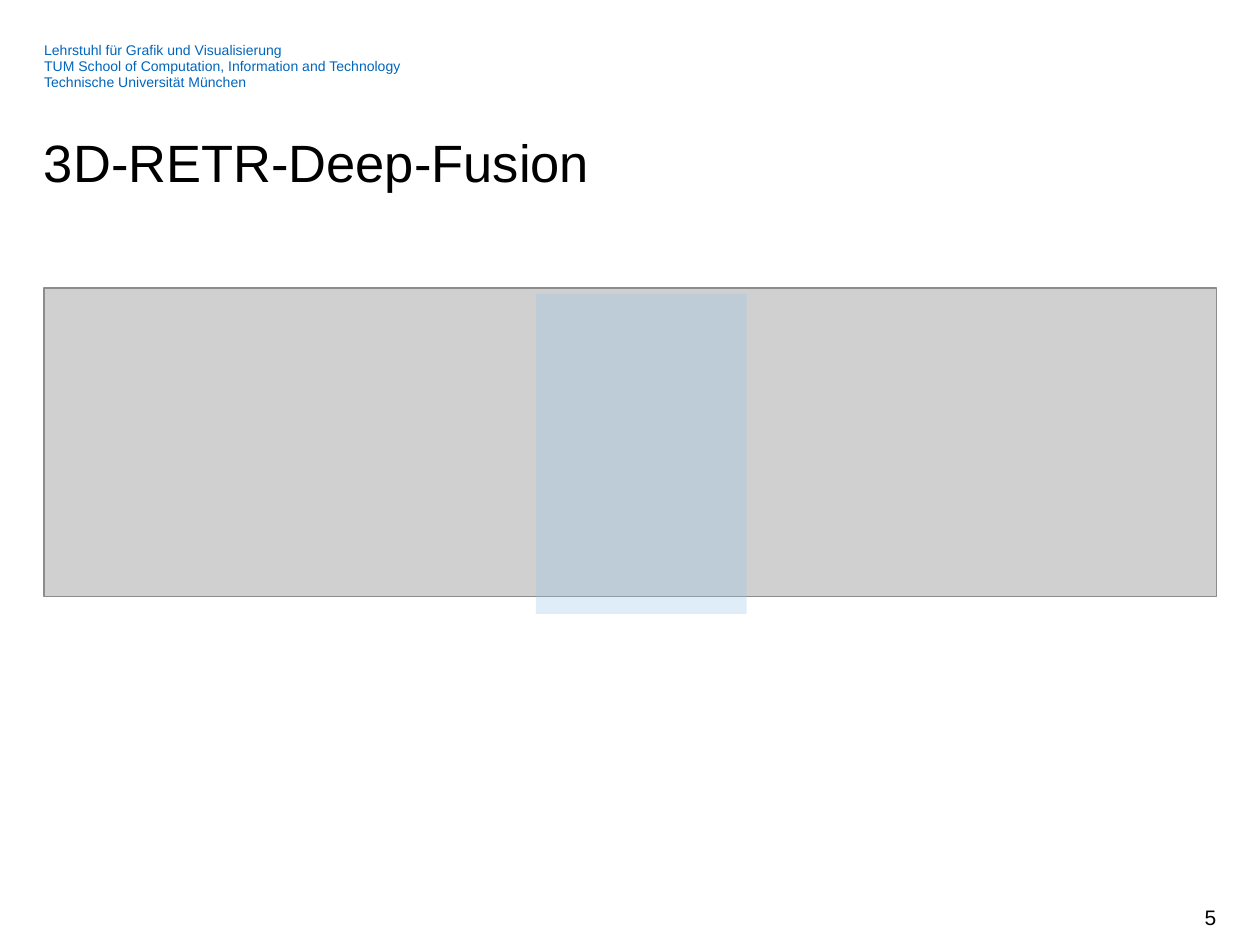
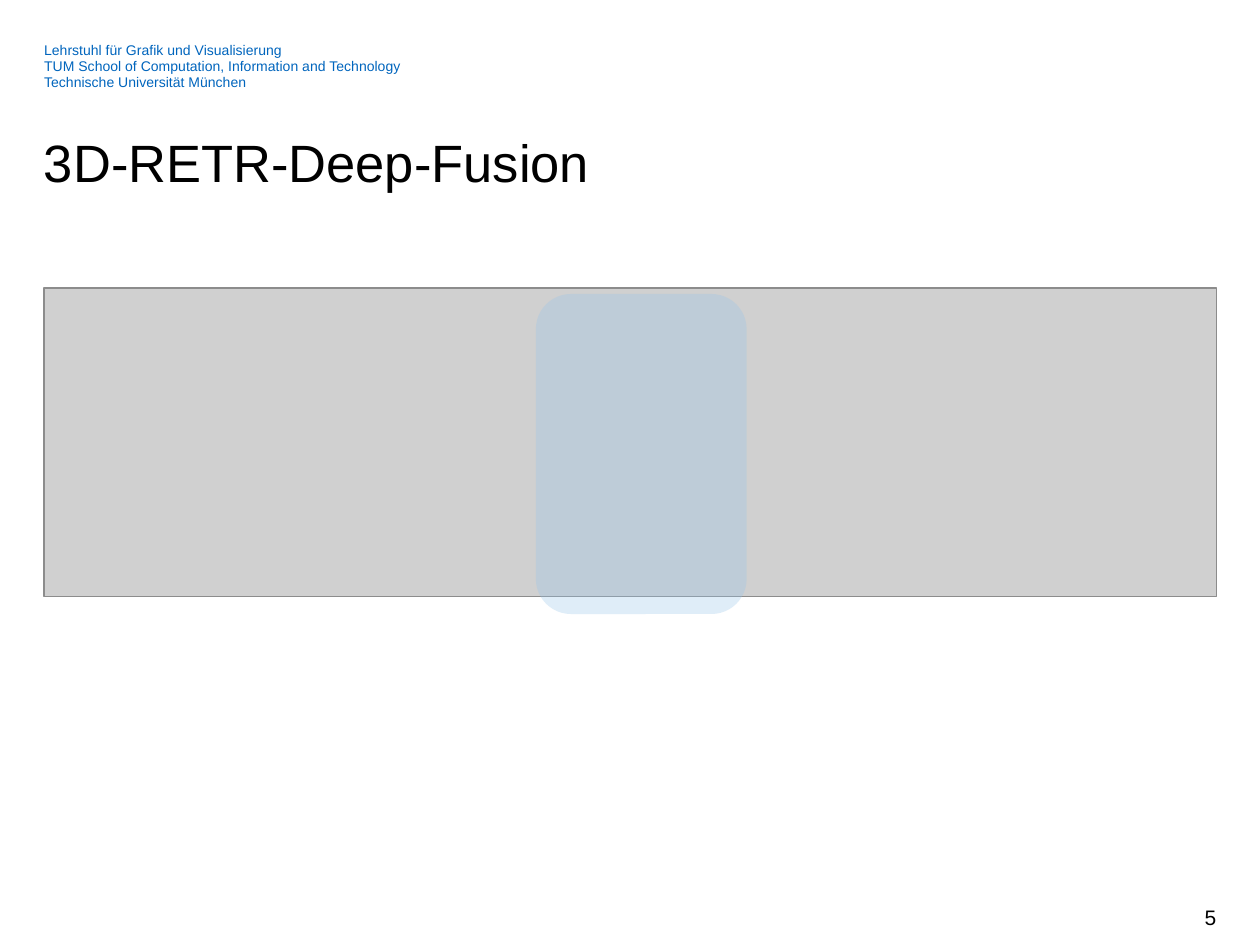
Before and after one commit to Streakfull/3DML, a slide deck: slide 5 of Project/Resources/presentation.pptx. Drawn at 1260x945 pixels with LibreOffice and Linux fonts; fonts in the diff are those of the drawing; grey boxes stand for pictures; background and template pictures are left out. Boxes give left, top, right and bottom in pixels: in the first picture for what was removed or moved away, otherwise in the second. Text is boxed around its words. In the diff, an @@ line names an element or a change of style, - is before the commit and + after.

```diff
--- a/Project/Resources/presentation.pptx
+++ b/Project/Resources/presentation.pptx
@@ rounded rectangle at <box>536,294,746,614</box>: rectangle to rounded rectangle @@
```
Also in this commit, not shown: 3 slides added, 1 slide removed.
